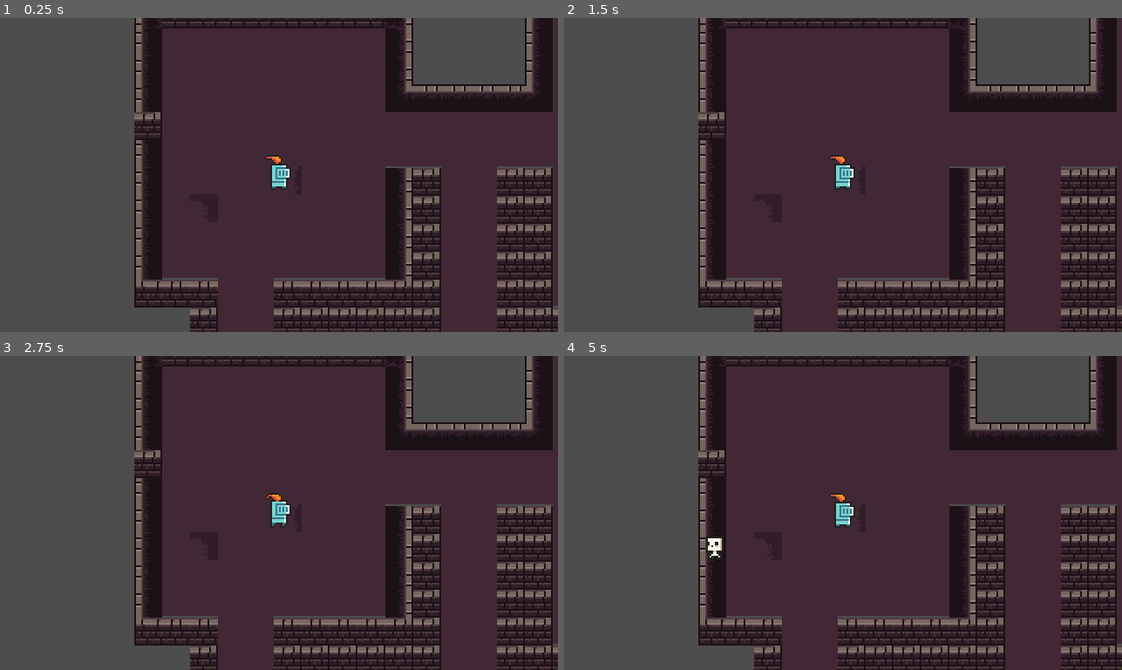
Above: before the commit, frames 1-4 (two rows, left to right).
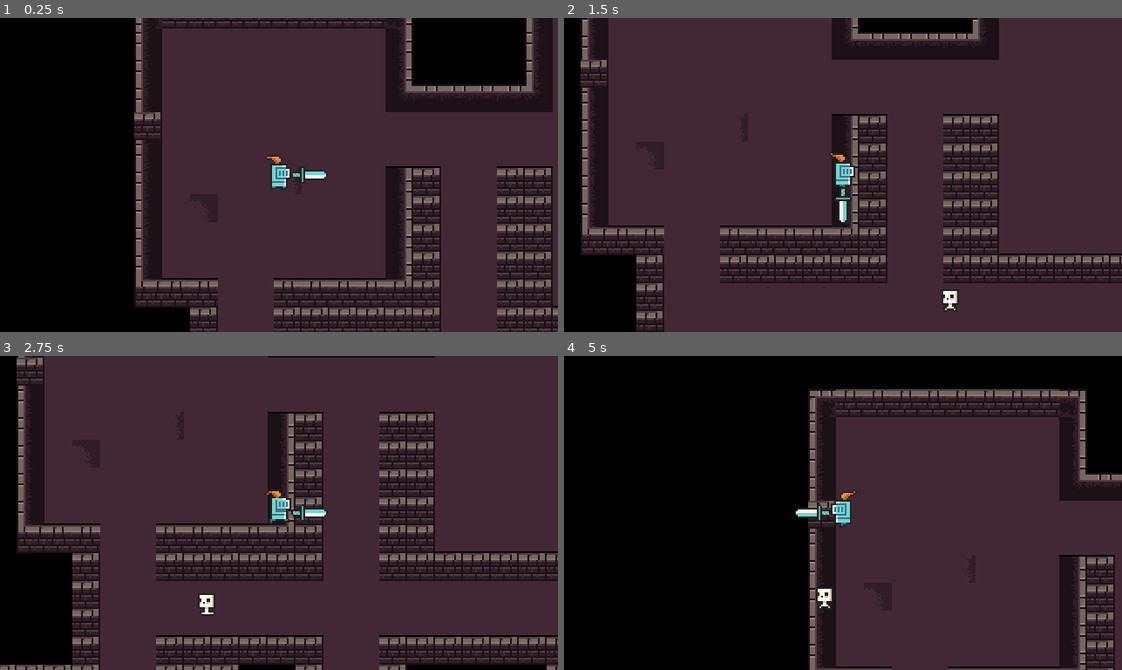
Above: after the commit, the same moments.

Repository: mkinteh2012-glitch/Dungeons-
Game: Godot game, scene res://Sprites/game.tscn
Same seed, same stepped clock (60 frames per second), same inputs: the game is played once before the commit and once after it.
Inputs:
- Up to frame 1 (0.25 s): no input
- Up to frame 2 (1.5 s): tap Enter at 0.5 s; hold D (move_right, bound only after the commit) 0.53-1.28 s; tap Alt at 0.6 s; hold S (move_down, bound only after the commit) from 1.28 s (still down); tap Shift at 1.35 s
- Up to frame 3 (2.75 s): release S (move_down, bound only after the commit) at 2.03 s; hold D (move_right, bound only after the commit) from 2.03 s (still down); tap Alt at 2.1 s
- Up to frame 4 (5 s): release D (move_right, bound only after the commit) at 2.78 s; hold W (move_up, bound only after the commit) 2.78-3.53 s; tap Shift at 2.85, 4.35 s; hold A (move_left, bound only after the commit) from 3.53 s (still down); tap Alt at 3.6 s

The runs differ from the first frame. In frame 1, 30% of the frame differs, in the area x 0-100%, y 0-100%; in frame 2, 52%; in frame 3, 52%; in frame 4, 69%.

Commit message:
Enemies next combat system

Diff:
--- /dev/null
+++ b/Scripts/Health.gd
@@ -0,0 +1,16 @@
+extends Node
+
+signal died
+
+@export var max_health := 100
+var health := 100
+
+func _ready():
+	health = max_health
+
+func take_damage(amount: int):
+	health -= amount
+	print("Health:", health)
+
+	if health <= 0:
+		emit_signal("died")
--- /dev/null
+++ b/Scripts/dagger.gd
@@ -0,0 +1,43 @@
+extends Node2D
+
+@export var damage := 25
+@export var cooldown := 0.3
+@export var attack_range := 16
+
+var owner_player: CharacterBody2D
+var can_attack := true
+
+@onready var hitbox = $Hitbox # Ensure this Area2D has a CollisionShape2D child
+
+func _ready():
+	if not hitbox:
+		push_error("Dagger needs an Area2D node named 'Hitbox'")
+	hitbox.monitoring = false
+
+func attack(direction: Vector2):
+	if not can_attack or not owner_player:
+		return
+
+	can_attack = false
+
+	# 1. Position and Rotate
+	global_position = owner_player.global_position + direction.normalized() * attack_range
+	rotation = direction.angle() + deg_to_rad(90)
+
+	# 2. Enable Hitbox
+	hitbox.monitoring = true
+
+	# Wait for the next physics frame to ensure overlap is detected
+	await get_tree().process_frame
+
+	# 3. Detect and Damage
+	for body in hitbox.get_overlapping_bodies():
+		# Check if the body has a take_damage method and isn't the player
+		if body != owner_player and body.has_method("take_damage"):
+			body.take_damage(damage)
+
+
+	# 4. Disable Hitbox and wait for cooldown
+	hitbox.monitoring = false
+	await get_tree().create_timer(cooldown).timeout
+	can_attack = true
--- a/Scripts/player.gd
+++ b/Scripts/player.gd
@@ -1,43 +1,77 @@
 extends CharacterBody2D
 
-@export var speed := 150  # pixels per second
+@export var speed := 150
+@export var attack_cooldown := 0.5
+@export var lunge_force := 400.0  # How fast the lunge is
+@export var lunge_duration := 0.15 # How long the lunge lasts
 
-func _physics_process(delta):
-	var input_vector := Vector2.ZERO
+@onready var weapon_holder = $WeaponHolder
+@onready var health = $Health
+@onready var sprite = $AnimatedSprite2D
 
-	# Input
-	if Input.is_action_pressed("move_up"):
-		input_vector.y -= 1
-	if Input.is_action_pressed("move_down"):
-		input_vector.y += 1
-	if Input.is_action_pressed("move_left"):
-		input_vector.x -= 1
-	if Input.is_action_pressed("move_right"):
-		input_vector.x += 1
+var dagger_scene = preload("res://Weapons/Dagger.tscn")
+var current_weapon
+var facing_direction := Vector2.RIGHT
+var can_attack := true
+var is_lunging := false
 
-	# Normalize diagonal movement
+func _ready():
+	health.died.connect(_on_died)
+
+	current_weapon = dagger_scene.instantiate()
+	weapon_holder.add_child(current_weapon)
+
+	var timer = Timer.new()
+	timer.name = "AttackTimer"
+	timer.wait_time = attack_cooldown
+	timer.one_shot = true
+	timer.timeout.connect(_on_attack_timer_timeout)
+	add_child(timer)
+
+func _physics_process(_delta):
+	# 1. Handle Lunge Movement
+	if is_lunging:
+		# We use move_and_slide() here too, which prevents clipping through walls
+		move_and_slide()
+		return # Skip normal movement input while lunging
+
+	# 2. Normal Movement Input
+	var input_vector = Input.get_vector("move_left", "move_right", "move_up", "move_down")
+
 	if input_vector.length() > 0:
-		input_vector = input_vector.normalized() * speed
+		facing_direction = input_vector
+		velocity = input_vector * speed
+		sprite.play("Run")
+		sprite.flip_h = velocity.x < 0
 
-	# Set velocity
-	velocity = input_vector
+		if weapon_holder is Node2D:
+			weapon_holder.rotation = facing_direction.angle()
+	else:
+		velocity = Vector2.ZERO
+		sprite.play("Idle")
 
-	# Move and collide
 	move_and_slide()
 
-	# Handle animation and facing
-	var sprite = $AnimatedSprite2D
+func _process(_delta):
+	if Input.is_action_just_pressed("attack") and can_attack:
+		attack()
 
-	# Switch Idle/Run
-	if velocity.length() > 0:
-		if sprite.animation != "Run":
-			sprite.animation = "Run"
-			sprite.play()
-	else:
-		if sprite.animation != "Idle":
-			sprite.animation = "Idle"
-			sprite.play()
+func attack():
+	can_attack = false
+	is_lunging = true
 
-	# Flip sprite for left/right facing
-	if velocity.x != 0:
-		sprite.flip_h = velocity.x < 0  # facing left if moving left
+	# Apply the lunge velocity
+	velocity = facing_direction * lunge_force
+
+	current_weapon.attack(facing_direction)
+	$AttackTimer.start()
+
+	# Create a quick timer to stop the lunge
+	await get_tree().create_timer(lunge_duration).timeout
+	is_lunging = false
+
+func _on_attack_timer_timeout():
+	can_attack = true
+
+func _on_died():
+	get_tree().reload_current_scene()
--- a/Sprites/Enemy/skitter.tscn
+++ b/Sprites/Enemy/skitter.tscn
@@ -2,7 +2,7 @@
 
 [ext_resource type="Texture2D" uid="uid://cn88p321ynfw" path="res://Images/0x72_DungeonTilesetII_v1.7.png" id="1_8a645"]
 [ext_resource type="Script" uid="uid://bnhqxwp63qmbw" path="res://Scripts/skitter.gd" id="1_kug7q"]
-[ext_resource type="PackedScene" uid="uid://ci38jjf03150f" path="res://Sprites/Projectile/skitter_projectile.tscn" id="2_iri0i"]
+[ext_resource type="Script" uid="uid://dh3hgrq7pmdre" path="res://Scripts/Health.gd" id="4_0thfl"]
 
 [sub_resource type="AtlasTexture" id="AtlasTexture_qta1n"]
 atlas = ExtResource("1_8a645")
@@ -71,7 +71,6 @@
 
 [node name="Skitter" type="CharacterBody2D"]
 script = ExtResource("1_kug7q")
-projectile_scene = ExtResource("2_iri0i")
 
 [node name="Timer" type="Timer" parent="."]
 
@@ -83,3 +82,6 @@
 [node name="CollisionShape2D" type="CollisionShape2D" parent="."]
 position = Vector2(0, 1.5)
 shape = SubResource("RectangleShape2D_sl8p1")
+
+[node name="Health" type="Node" parent="."]
+script = ExtResource("4_0thfl")
--- a/Sprites/Player.tscn
+++ b/Sprites/Player.tscn
@@ -1,7 +1,8 @@
-[gd_scene load_steps=12 format=3 uid="uid://b7hddce26nu4x"]
+[gd_scene load_steps=13 format=3 uid="uid://b7hddce26nu4x"]
 
 [ext_resource type="Script" uid="uid://cdhnb3xfajp6p" path="res://Scripts/player.gd" id="1_7dks2"]
 [ext_resource type="Texture2D" uid="uid://cn88p321ynfw" path="res://Images/0x72_DungeonTilesetII_v1.7.png" id="1_awwv4"]
+[ext_resource type="Script" uid="uid://dh3hgrq7pmdre" path="res://Scripts/Health.gd" id="3_c2xe1"]
 
 [sub_resource type="AtlasTexture" id="AtlasTexture_4daxp"]
 atlas = ExtResource("1_awwv4")
@@ -84,3 +85,9 @@
 
 [node name="Camera2D" type="Camera2D" parent="."]
 zoom = Vector2(2, 2)
+
+[node name="WeaponHolder" type="Node2D" parent="."]
+script = ExtResource("3_c2xe1")
+
+[node name="Health" type="Node" parent="."]
+script = ExtResource("3_c2xe1")
--- /dev/null
+++ b/Weapons/dagger.tscn
@@ -0,0 +1,39 @@
+[gd_scene load_steps=6 format=3 uid="uid://c65dujcux116t"]
+
+[ext_resource type="Script" uid="uid://54y3n7n1hswg" path="res://Scripts/dagger.gd" id="1_fees6"]
+[ext_resource type="Texture2D" uid="uid://cn88p321ynfw" path="res://Images/0x72_DungeonTilesetII_v1.7.png" id="2_68885"]
+
+[sub_resource type="AtlasTexture" id="AtlasTexture_f0w68"]
+atlas = ExtResource("2_68885")
+region = Rect2(320, 0, 16, 32)
+
+[sub_resource type="SpriteFrames" id="SpriteFrames_apr56"]
+animations = [{
+"frames": [{
+"duration": 1.0,
+"texture": SubResource("AtlasTexture_f0w68")
+}],
+"loop": true,
+"name": &"default",
+"speed": 5.0
+}]
+
+[sub_resource type="CapsuleShape2D" id="CapsuleShape2D_68885"]
+radius = 4.0
+height = 20.0
+
+[node name="Dagger" type="Node2D"]
+position = Vector2(17, 0)
+rotation = 1.5707964
+script = ExtResource("1_fees6")
+
+[node name="AnimatedSprite2D" type="AnimatedSprite2D" parent="."]
+position = Vector2(0, -5)
+sprite_frames = SubResource("SpriteFrames_apr56")
+
+[node name="Hitbox" type="Area2D" parent="."]
+monitoring = false
+
+[node name="CollisionShape2D" type="CollisionShape2D" parent="Hitbox"]
+position = Vector2(0, -1)
+shape = SubResource("CapsuleShape2D_68885")
--- a/project.godot
+++ b/project.godot
@@ -28,26 +28,32 @@
 
 move_up={
 "deadzone": 0.2,
-"events": [Object(InputEventJoypadMotion,"resource_local_to_scene":false,"resource_name":"","device":-1,"axis":1,"axis_value":-1.0,"script":null)
-, Object(InputEventKey,"resource_local_to_scene":false,"resource_name":"","device":-1,"window_id":0,"alt_pressed":false,"shift_pressed":false,"ctrl_pressed":false,"meta_pressed":false,"pressed":false,"keycode":0,"physical_keycode":4194320,"key_label":0,"unicode":0,"location":0,"echo":false,"script":null)
+"events": [Object(InputEventKey,"resource_local_to_scene":false,"resource_name":"","device":-1,"window_id":0,"alt_pressed":false,"shift_pressed":false,"ctrl_pressed":false,"meta_pressed":false,"pressed":false,"keycode":0,"physical_keycode":87,"key_label":0,"unicode":119,"location":0,"echo":false,"script":null)
 ]
 }
 move_down={
 "deadzone": 0.2,
-"events": [Object(InputEventJoypadMotion,"resource_local_to_scene":false,"resource_name":"","device":-1,"axis":1,"axis_value":1.0,"script":null)
-, Object(InputEventKey,"resource_local_to_scene":false,"resource_name":"","device":-1,"window_id":0,"alt_pressed":false,"shift_pressed":false,"ctrl_pressed":false,"meta_pressed":false,"pressed":false,"keycode":0,"physical_keycode":4194322,"key_label":0,"unicode":0,"location":0,"echo":false,"script":null)
+"events": [Object(InputEventKey,"resource_local_to_scene":false,"resource_name":"","device":-1,"window_id":0,"alt_pressed":false,"shift_pressed":false,"ctrl_pressed":false,"meta_pressed":false,"pressed":false,"keycode":0,"physical_keycode":83,"key_label":0,"unicode":115,"location":0,"echo":false,"script":null)
 ]
 }
 move_left={
 "deadzone": 0.2,
-"events": [Object(InputEventJoypadMotion,"resource_local_to_scene":false,"resource_name":"","device":-1,"axis":0,"axis_value":-1.0,"script":null)
-, Object(InputEventKey,"resource_local_to_scene":false,"resource_name":"","device":-1,"window_id":0,"alt_pressed":false,"shift_pressed":false,"ctrl_pressed":false,"meta_pressed":false,"pressed":false,"keycode":0,"physical_keycode":4194319,"key_label":0,"unicode":0,"location":0,"echo":false,"script":null)
+"events": [Object(InputEventKey,"resource_local_to_scene":false,"resource_name":"","device":-1,"window_id":0,"alt_pressed":false,"shift_pressed":false,"ctrl_pressed":false,"meta_pressed":false,"pressed":false,"keycode":0,"physical_keycode":65,"key_label":0,"unicode":97,"location":0,"echo":false,"script":null)
+]
+}
+attack={
+"deadzone": 0.2,
+"events": [Object(InputEventKey,"resource_local_to_scene":false,"resource_name":"","device":-1,"window_id":0,"alt_pressed":false,"shift_pressed":false,"ctrl_pressed":false,"meta_pressed":false,"pressed":false,"keycode":0,"physical_keycode":4194320,"key_label":0,"unicode":0,"location":0,"echo":false,"script":null)
+]
+}
+special={
+"deadzone": 0.2,
+"events": [Object(InputEventKey,"resource_local_to_scene":false,"resource_name":"","device":-1,"window_id":0,"alt_pressed":false,"shift_pressed":false,"ctrl_pressed":false,"meta_pressed":false,"pressed":false,"keycode":0,"physical_keycode":4194322,"key_label":0,"unicode":0,"location":0,"echo":false,"script":null)
 ]
 }
 move_right={
 "deadzone": 0.2,
-"events": [Object(InputEventJoypadMotion,"resource_local_to_scene":false,"resource_name":"","device":-1,"axis":0,"axis_value":1.0,"script":null)
-, Object(InputEventKey,"resource_local_to_scene":false,"resource_name":"","device":-1,"window_id":0,"alt_pressed":false,"shift_pressed":false,"ctrl_pressed":false,"meta_pressed":false,"pressed":false,"keycode":0,"physical_keycode":4194321,"key_label":0,"unicode":0,"location":0,"echo":false,"script":null)
+"events": [Object(InputEventKey,"resource_local_to_scene":false,"resource_name":"","device":-1,"window_id":0,"alt_pressed":false,"shift_pressed":false,"ctrl_pressed":false,"meta_pressed":false,"pressed":false,"keycode":0,"physical_keycode":68,"key_label":0,"unicode":100,"location":0,"echo":false,"script":null)
 ]
 }
 
@@ -56,3 +62,4 @@
 textures/canvas_textures/default_texture_filter=0
 renderer/rendering_method="gl_compatibility"
 renderer/rendering_method.mobile="gl_compatibility"
+environment/defaults/default_clear_color=Color(0, 0, 0, 1)
Not shown, added: Scripts/Health.gd.uid
Not shown, added: Scripts/dagger.gd.uid
